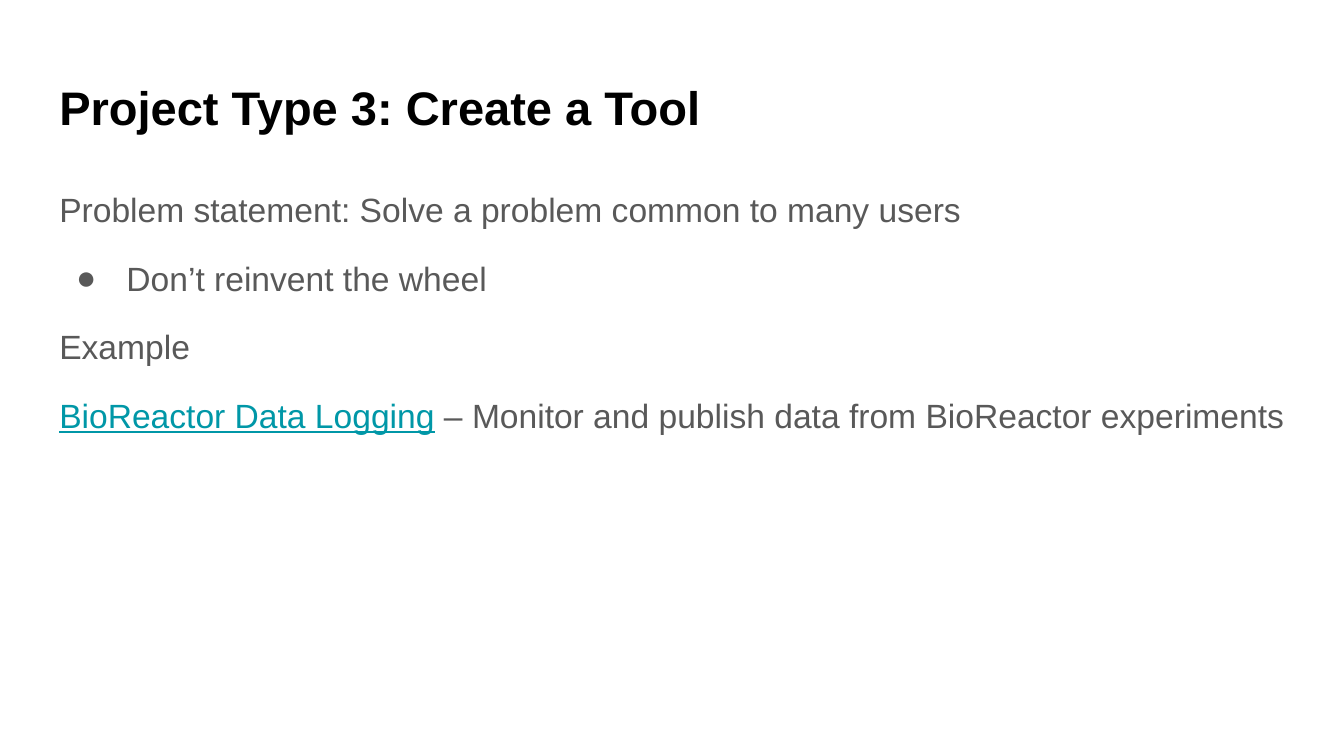
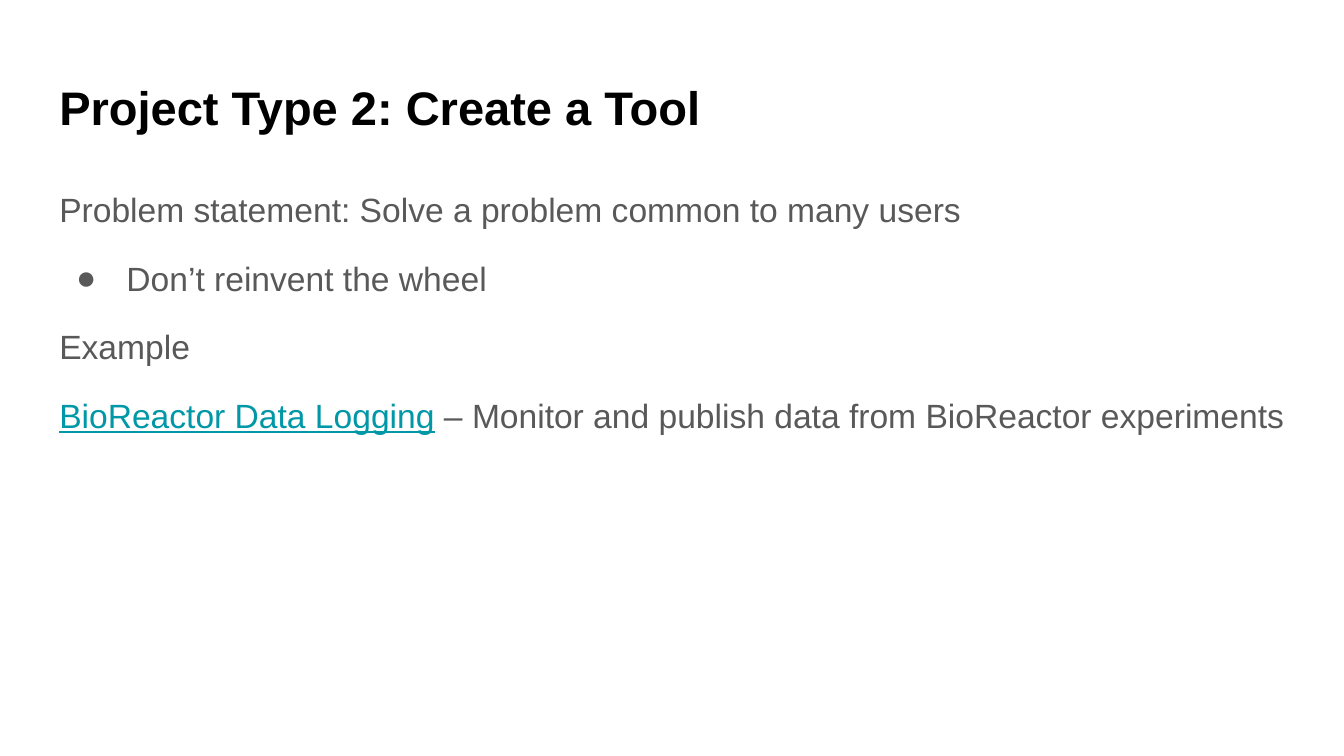
Before and after one commit to UWDATA515/lecture-materials, a slide deck: slide 5 of 03/DATA515_03_Project.pptx (slide 6 before the commit). Drawn at 1344x756 pixels with LibreOffice and Linux fonts; fonts in the diff are those of the drawing; background and template pictures are left out. Boxes give left, top, right and bottom in pixels: in the first picture for what was removed or moved away, otherwise in the second. Text is boxed around its words. In the diff, an @@ line names an element or a change of style, - is before the commit and + after.

```diff
--- a/03/DATA515_03_Project.pptx
+++ b/03/DATA515_03_Project.pptx
@@ title at box(59, 91, 700, 134): text changed @@
-Project Type 3: Create a Tool
+Project Type 2: Create a Tool
```
Also in this commit, not shown: 9 other slides changed, 2 slides added, 5 other files.
